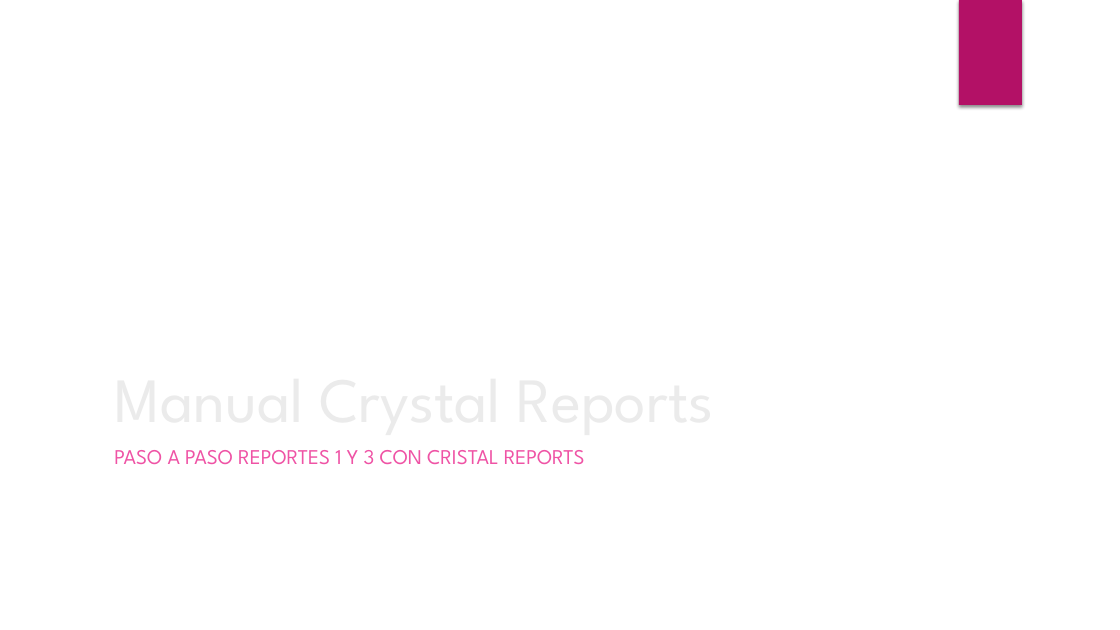
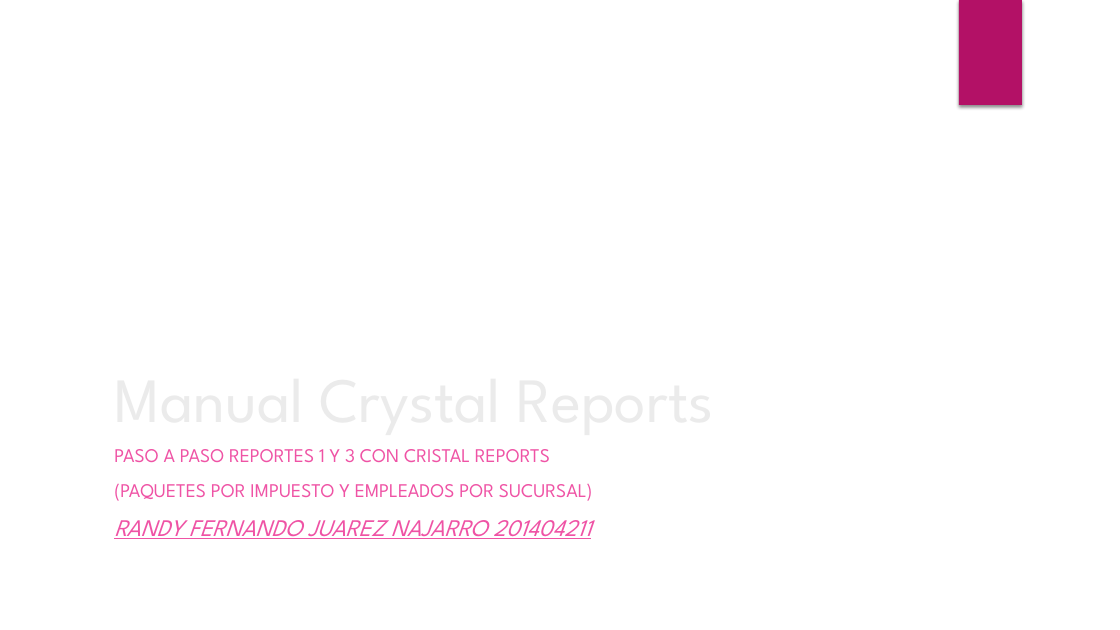
Before and after one commit to ranjua/IPC2J15, a slide deck: slide 1 of TareaPractica2/Manual Crystal Reports.pptx. Drawn at 1120x630 pixels with LibreOffice and Linux fonts; fonts in the diff are those of the drawing; background and template pictures are left out. Boxes give left, top, right and bottom in pixels: in the first picture for what was removed or moved away, otherwise in the second. Text is boxed around its words. In the diff, an @@ line names an element or a change of style, - is before the commit and + after.

```diff
--- a/TareaPractica2/Manual Crystal Reports.pptx
+++ b/TareaPractica2/Manual Crystal Reports.pptx
@@ subtitle at box(114, 449, 550, 462): size 18 to 16.6 pt in "PASO A PASO REPORTES 1 Y 3 ..." @@
@@ subtitle at box(114, 484, 593, 539): paragraphs added @@
+(PAQUETES POR IMPUESTO Y EMPLEADOS POR SUCURSAL)
+RANDY FERNANDO JUAREZ NAJARRO 201404211
```
Also in this commit, not shown: 1 other slide changed, 16 slides added, 8 other files.
